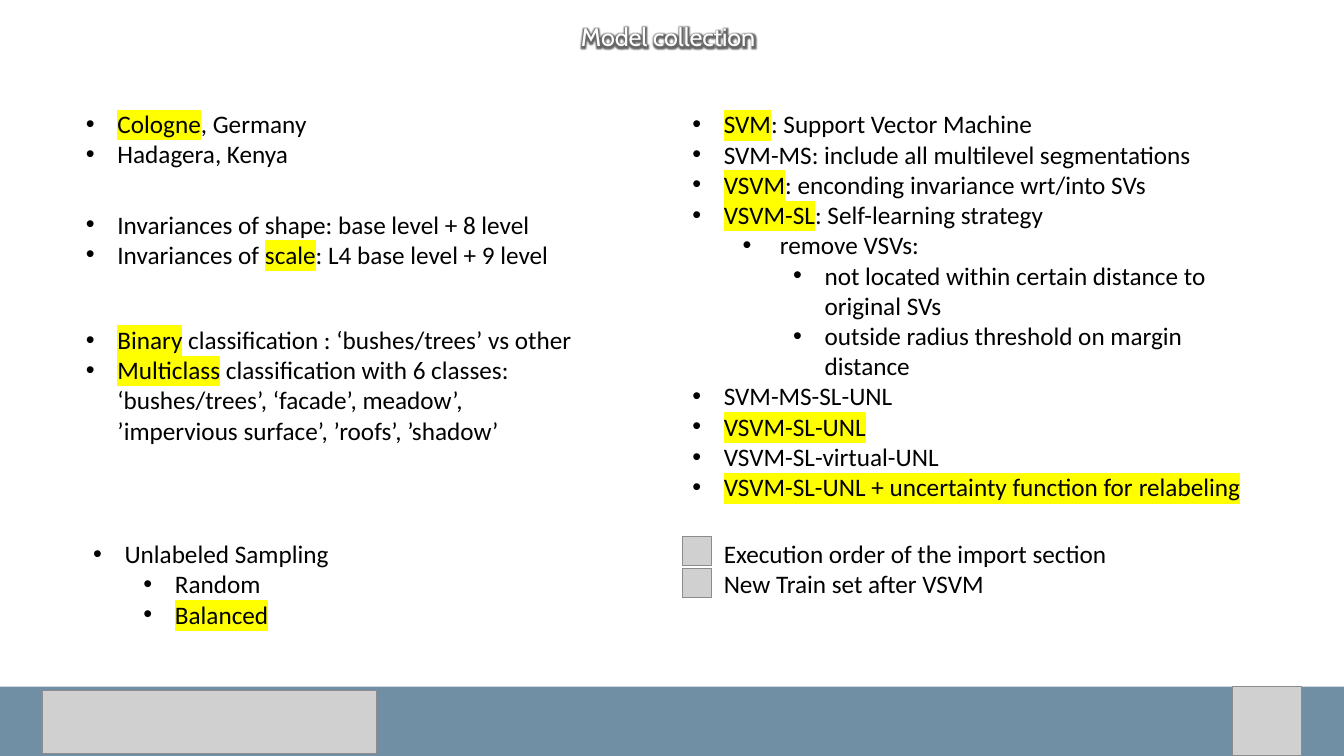
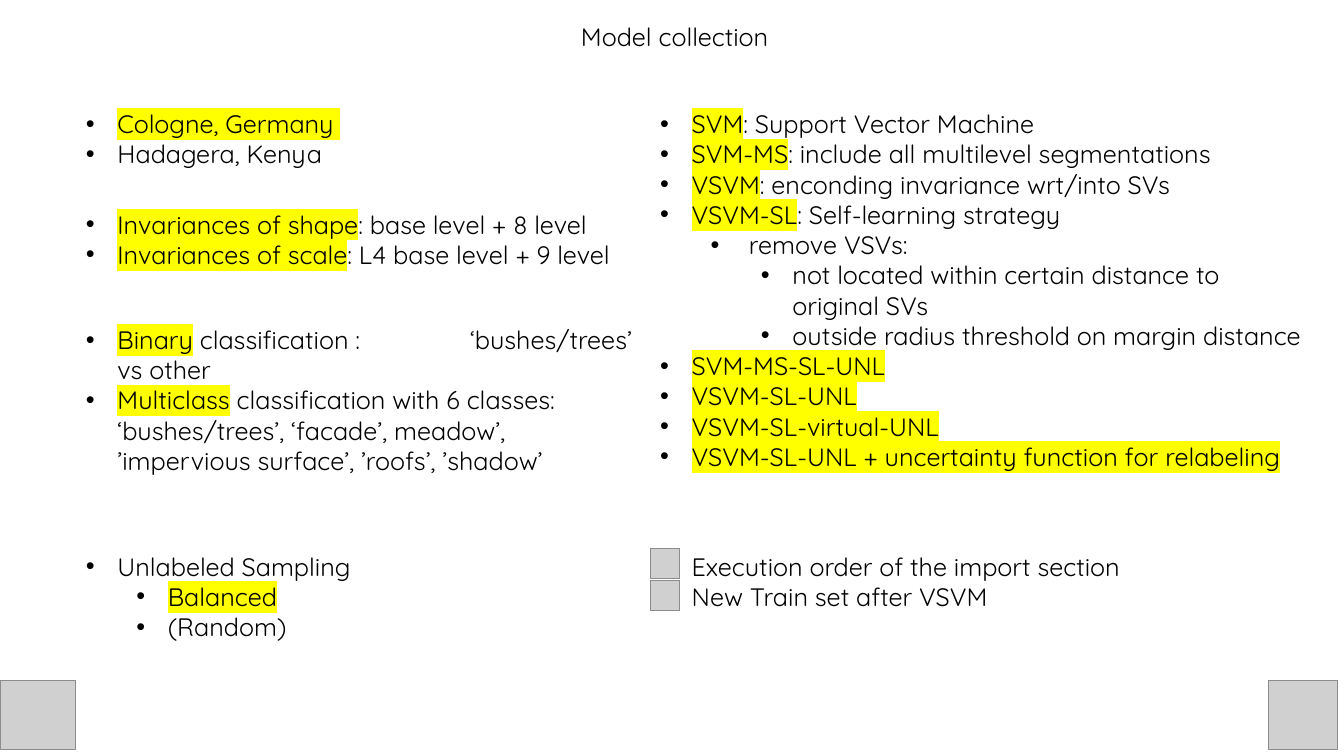
Before and after one commit to carls31/active-learning-virtual-SVM, a slide deck: slide 4 of presentation_CARLASSARA_10601118.pptx. Drawn at 1344x756 pixels with LibreOffice and Linux fonts; fonts in the diff are those of the drawing; grey boxes stand for pictures. Boxes give left, top, right and bottom in pixels: in the first picture for what was removed or moved away, otherwise in the second. Text is boxed around its words. In the diff, an @@ line names an element or a change of style, - is before the commit and + after.

Commit message:
update img and ppt

```diff
--- a/presentation_CARLASSARA_10601118.pptx
+++ b/presentation_CARLASSARA_10601118.pptx
@@ text "Model collection" at (581, 27, 769, 47): font Cabin to Quicksand, text colour #FFFFFF to #000000, letter spacing -0.1 to 0 pt @@
@@ text "Cologne, Germany" at (117, 107, 333, 168): font Calibri to Quicksand; highlight none to #FFFF00 in "Cologne, Germany" @@
@@ text "SVM: Support Vector Machine": place and size @@
-text "SVM: Support Vector Machine" at (724, 113, 1205, 467)
+text "SVM: Support Vector Machine" at (692, 107, 1301, 471)
@@ text at (692, 107, 1301, 437): font Calibri to Quicksand in "SVM: Support Vector Machine", "SVM-MS: include all multilevel segmentations", "VSVM: enconding invariance wrt/into SVs", "VSVM-SL: Self-learning strategy" and 6 more places; highlight none to #FFFF00 in "SVM-MS:", "SVM-MS-SL-UNL", "VSVM-SL-virtual-UNL" @@
@@ text "Invariances of shape: base level ..." at (117, 207, 609, 270): font Calibri to Quicksand; highlight none to #FFFF00 in "Invariances of shape:", "Invariances of" @@
@@ text "Binary classification : ‘bushes/trees’ vs ..." at (117, 323, 632, 475): font Calibri to Quicksand @@
@@ text at (692, 439, 1280, 471): paragraph added @@
+• VSVM-SL-UNL + uncertainty function for relabeling
@@ text removed at (724, 478, 1240, 501) @@
-• VSVM-SL-UNL + uncertainty function for relabeling
@@ picture removed at (683, 536, 712, 566) @@
@@ text "Unlabeled Sampling": place and size @@
-text "Unlabeled Sampling" at (125, 545, 329, 624)
+text "Unlabeled Sampling" at (117, 557, 351, 641)
@@ text at (117, 557, 351, 607): font Calibri to Quicksand in "Unlabeled Sampling", "Balanced" @@
@@ text "Execution order of the import ...": place and size @@
-text "Execution order of the import ..." at (724, 545, 1107, 594)
+text "Execution order of the import ..." at (692, 557, 1120, 607)
@@ text "Execution order of the import ..." at (692, 557, 1120, 607): font Calibri to Quicksand @@
@@ picture added at (650, 548, 680, 578) @@
@@ picture removed at (683, 569, 712, 598) @@
@@ text at (175, 575, 261, 593): paragraph removed @@
-  • Random
@@ picture added at (650, 581, 680, 610) @@
@@ text at (168, 610, 287, 641): paragraph added @@
+  • (Random)
@@ freeform shape removed at (0, 687, 1344, 756) @@
@@ picture added at (1, 681, 76, 750) @@
@@ picture: place and size @@
-picture at (1233, 687, 1303, 756)
+picture at (1268, 681, 1338, 750)
@@ picture removed at (42, 691, 377, 754) @@
```
Also in this commit, not shown: 6 other slides changed, 4 slides added, 4 slides removed, 18 other files.
